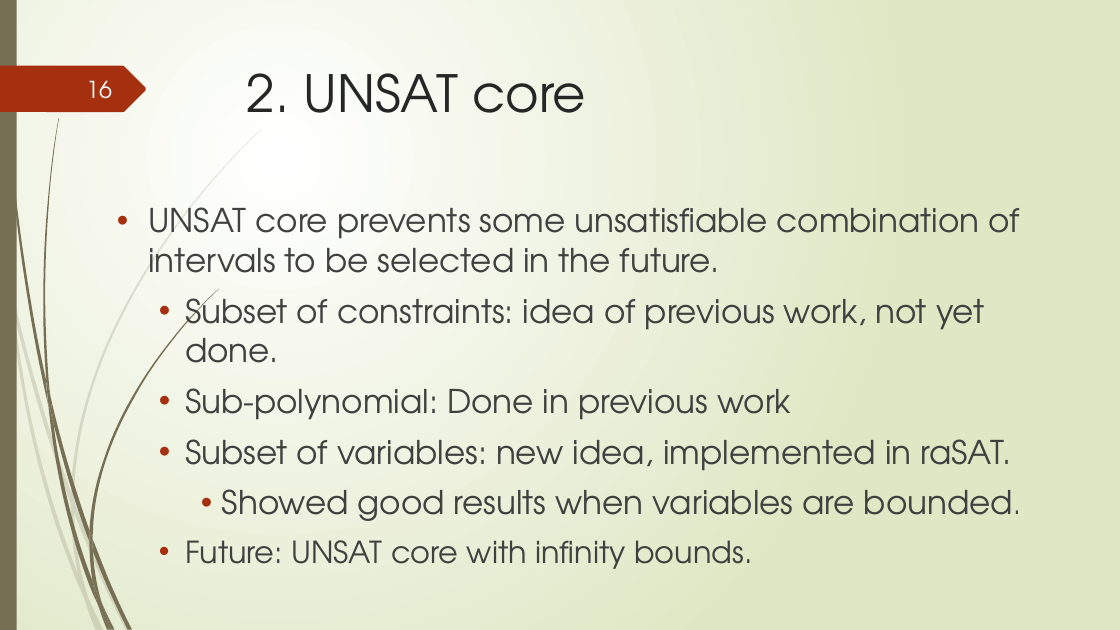
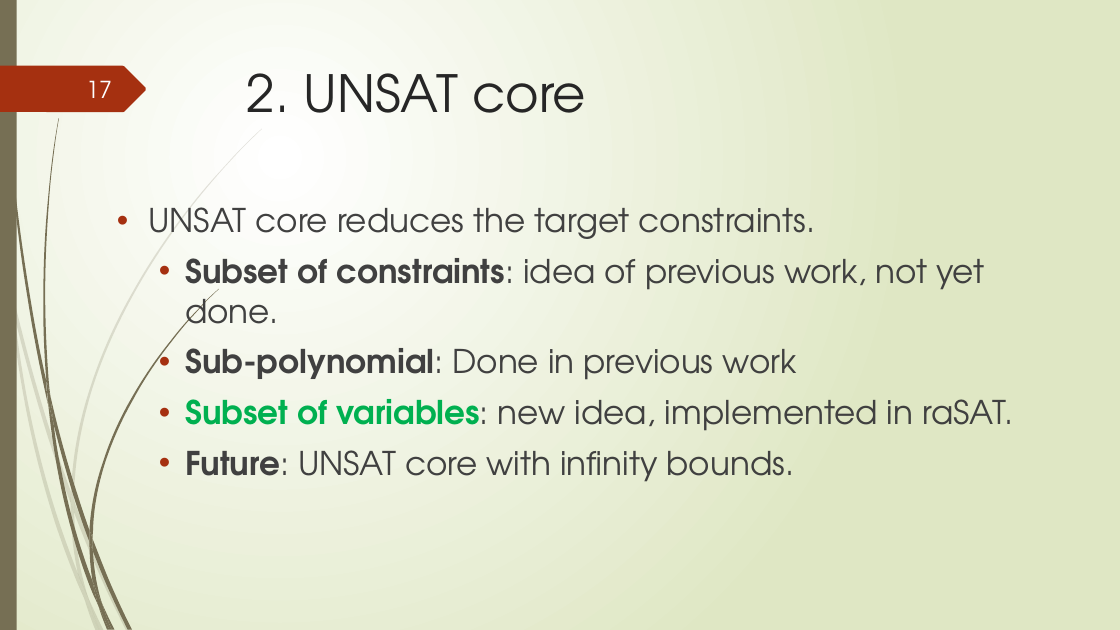
Before and after one commit to tungvx/raSAT, a slide deck: slide 17 of report/midterm.pptx (slide 16 before the commit). Drawn at 1120x630 pixels with LibreOffice and Linux fonts; fonts in the diff are those of the drawing. Boxes give left, top, right and bottom in pixels: in the first picture for what was removed or moved away, otherwise in the second. Text is boxed around its words. In the diff, an @@ line names an element or a change of style, - is before the commit and + after.

Commit message:
fix slides

```diff
--- a/report/midterm.pptx
+++ b/report/midterm.pptx
@@ page number at [86, 80, 112, 98]: text changed @@
-16
+17
@@ text at [148, 207, 816, 239]: text changed @@
-• UNSAT core prevents some unsatisfiable combination of intervals to be selected in the future.
+• UNSAT core reduces the target constraints.
@@ text at [185, 258, 1013, 482]: bold on in "Subset of constraints:", "Sub-polynomial:", "Subset of variables:", "Future:"; text colour #404040 to #00B050 in "Subset of variables:"; size 26 to 28 pt in "Future: UNSAT core with infinity bounds." @@
@@ text at [222, 489, 1013, 521]: paragraph removed @@
-    • Showed good results when variables are bounded.
```
Also in this commit, not shown: 8 other slides changed, 4 slides added, 5 slides removed, 6 other files.
